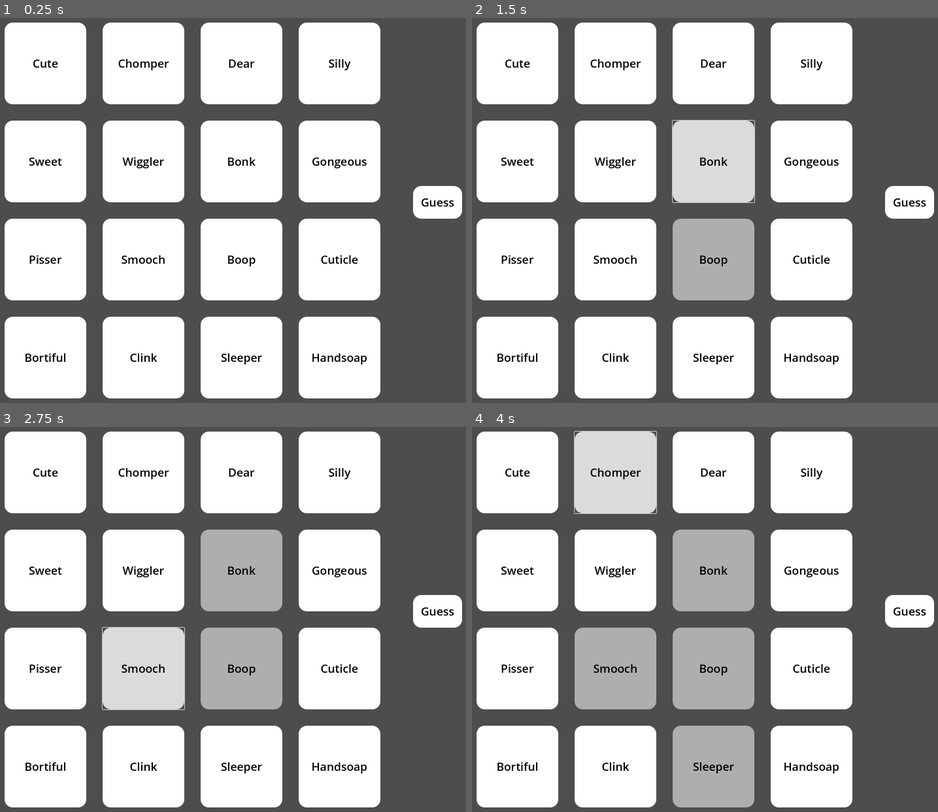
Above: before the commit, frames 1-4 (two rows, left to right).
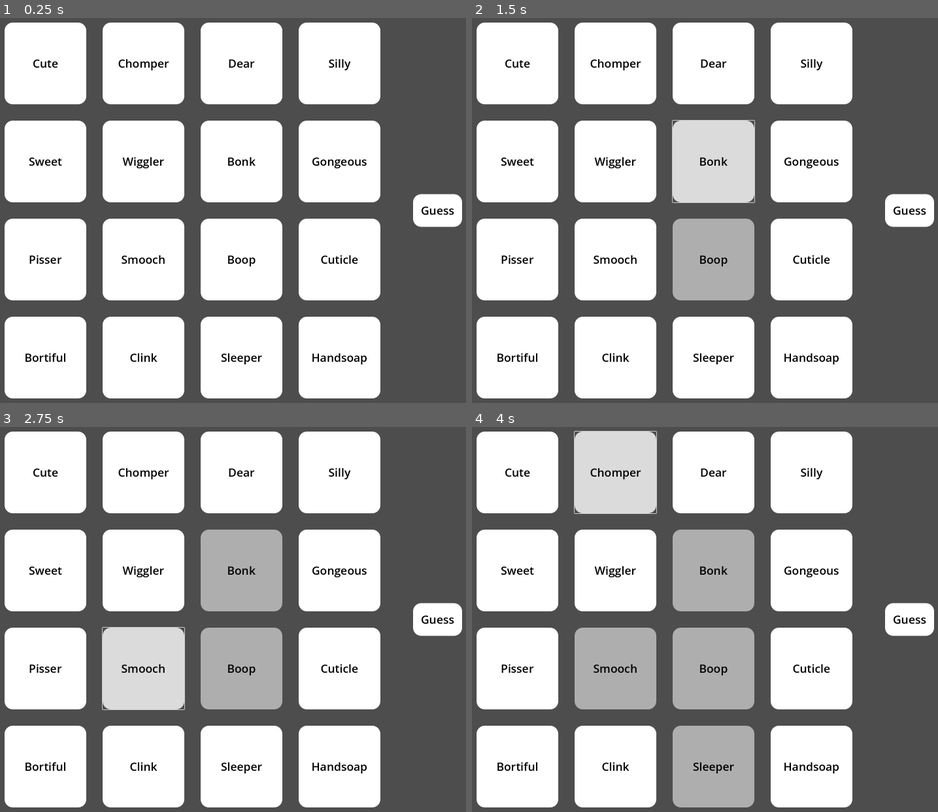
Above: after the commit, the same moments.

Repository: estaats1/Connections
Game: Godot game, scene res://main.tscn
The game is run twice, just before and just after one commit, with the same random seed, the same clock (stepped at 60 frames per second) and the same inputs.
Inputs:
- Up to frame 1 (0.25 s): no input
- Up to frame 2 (1.5 s): click "Boop" at 0.5 s; click "Bonk" at 1.25 s
- Up to frame 3 (2.75 s): click "Smooch" at 2 s
- Up to frame 4 (4 s): click "Sleeper" at 2.75 s; click "Chomper" at 3.5 s

The runs differ from the first frame. In frame 1, 0.6% of the frame differs, in the area x 88-100%, y 43-55%; in frame 2, 0.6%; in frame 3, 0.6%; in frame 4, 0.6%.

Commit message:
I Think It's Done
Added end screen and whatnot

Diff:
--- a/main.gd
+++ b/main.gd
@@ -5,7 +5,7 @@
 var solved = 0
 
 var y = 0
-var move_speed = 1000
+var move_speed = 1250
 var buttons = []
 var button_pos = []
 
@@ -29,10 +29,49 @@
 			button_pressed.append(false)
 			count += 1
 
+	$ColorRect1.visible = false
+	$ColorRect2.visible = false
+	$ColorRect3.visible = false
+	$ColorRect4.visible = false
+	$ColorRect5.visible = false
+
 # Called every frame. 'delta' is the elapsed time since the previous frame.
 func _process(delta):
 	move(delta)
 
+	y = num_solved * 300 - 200
+
+	if solved == 1 && $Button1.global_position == Vector2(100, y) && $Button2.global_position == Vector2(400, y) && $Button3.global_position == Vector2(700, y) && $Button4.global_position == Vector2(1000, y):
+		$ColorRect1.global_position = Vector2(100, y-25)
+		$ColorRect1.visible = true
+
+		if num_solved == 4:
+			await get_tree().create_timer(1).timeout
+			$ColorRect5.visible = true
+
+	elif solved == 2 && $Button5.global_position == Vector2(100, y) && $Button6.global_position == Vector2(400, y) && $Button7.global_position == Vector2(700, y) && $Button8.global_position == Vector2(1000, y):
+		$ColorRect2.global_position = Vector2(100, y-25)
+		$ColorRect2.visible = true
+
+		if num_solved == 4:
+			await get_tree().create_timer(1).timeout
+			$ColorRect5.visible = true
+
+	elif solved == 3 && $Button9.global_position == Vector2(100, y) && $Button10.global_position == Vector2(400, y) && $Button11.global_position == Vector2(700, y) && $Button12.global_position == Vector2(1000, y):
+		$ColorRect3.global_position = Vector2(100, y-25)
+		$ColorRect3.visible = true
+
+		if num_solved == 4:
+			await get_tree().create_timer(1).timeout
+			$ColorRect5.visible = true
+
+	elif solved == 4 && $Button13.global_position == Vector2(100, y) && $Button14.global_position == Vector2(400, y) && $Button15.global_position == Vector2(700, y) && $Button16.global_position == Vector2(1000, y):
+		$ColorRect4.global_position = Vector2(100, y-25)
+		$ColorRect4.visible = true
+
+		if num_solved == 4:
+			await get_tree().create_timer(1).timeout
+			$ColorRect5.visible = true
 
 func move(delta):
 	y = num_solved * 300 - 200
--- a/main.tscn
+++ b/main.tscn
@@ -30,6 +30,30 @@
 	pass
 "
 
+[sub_resource type="FontFile" id="FontFile_cmst8"]
+face_index = null
+embolden = null
+transform = null
+cache/0/16/0/ascent = 0.0
+cache/0/16/0/descent = 0.0
+cache/0/16/0/underline_position = 0.0
+cache/0/16/0/underline_thickness = 0.0
+cache/0/16/0/scale = 1.0
+cache/0/16/0/kerning_overrides/16/0 = Vector2(0, 0)
+cache/0/16/0/kerning_overrides/50/0 = Vector2(0, 0)
+cache/0/50/0/ascent = 0.0
+cache/0/50/0/descent = 0.0
+cache/0/50/0/underline_position = 0.0
+cache/0/50/0/underline_thickness = 0.0
+cache/0/50/0/scale = 1.0
+cache/0/50/0/glyphs/0/advance = Vector2(0, 0)
+cache/0/50/0/glyphs/0/offset = Vector2(0, 0)
+cache/0/50/0/glyphs/0/size = Vector2(0, 0)
+cache/0/50/0/glyphs/0/uv_rect = Rect2(0, 0, 0, 0)
+cache/0/50/0/glyphs/0/texture_idx = -1
+cache/0/50/0/kerning_overrides/16/0 = Vector2(0, 0)
+cache/0/50/0/kerning_overrides/50/0 = Vector2(0, 0)
+
 [node name="main" type="Node2D"]
 script = ExtResource("1_sdw7u")
 
@@ -372,9 +396,9 @@
 
 [node name="GuessButton" type="Button" parent="."]
 offset_left = 1350.0
-offset_top = 600.0
+offset_top = 625.0
 offset_right = 1500.0
-offset_bottom = 700.0
+offset_bottom = 725.0
 theme_override_colors/font_color = Color(0, 0, 0, 1)
 theme_override_colors/font_pressed_color = Color(0, 0, 0, 1)
 theme_override_colors/font_hover_color = Color(0, 0, 0, 1)
@@ -390,6 +414,218 @@
 theme_override_styles/disabled = ExtResource("7_aufkv")
 text = "Guess"
 script = SubResource("GDScript_nwyim")
+
+[node name="ColorRect1" type="ColorRect" parent="."]
+offset_left = 100.0
+offset_top = 75.0
+offset_right = 1250.0
+offset_bottom = 375.0
+color = Color(1, 0.858824, 0.478431, 1)
+
+[node name="RichTextLabel" type="RichTextLabel" parent="ColorRect1"]
+layout_mode = 1
+anchors_preset = 5
+anchor_left = 0.5
+anchor_right = 0.5
+offset_left = -400.0
+offset_top = 175.0
+offset_right = 400.0
+offset_bottom = 255.0
+grow_horizontal = 2
+theme_override_colors/default_color = Color(0, 0, 0, 1)
+theme_override_font_sizes/normal_font_size = 50
+text = "Boop 		Bonk 		Smooch 		Clink"
+
+[node name="RichTextLabel2" type="RichTextLabel" parent="ColorRect1"]
+layout_mode = 1
+anchors_preset = 5
+anchor_left = 0.5
+anchor_right = 0.5
+offset_left = -250.0
+offset_top = 50.0
+offset_right = 250.0
+offset_bottom = 130.0
+grow_horizontal = 2
+theme_override_colors/default_color = Color(0, 0, 0, 1)
+theme_override_fonts/normal_font = SubResource("FontFile_cmst8")
+theme_override_font_sizes/normal_font_size = 50
+text = "Our onomatopoeias :)"
+
+[node name="ColorRect2" type="ColorRect" parent="."]
+offset_left = 100.0
+offset_top = 375.0
+offset_right = 1250.0
+offset_bottom = 675.0
+color = Color(0.564706, 0.952941, 0, 1)
+
+[node name="RichTextLabel" type="RichTextLabel" parent="ColorRect2"]
+layout_mode = 1
+anchors_preset = 5
+anchor_left = 0.5
+anchor_right = 0.5
+offset_left = -417.5
+offset_top = 175.0
+offset_right = 417.5
+offset_bottom = 255.0
+grow_horizontal = 2
+theme_override_colors/default_color = Color(0, 0, 0, 1)
+theme_override_font_sizes/normal_font_size = 50
+text = "Sleeper	Chomper	Wiggler 	Pisser"
+
+[node name="RichTextLabel2" type="RichTextLabel" parent="ColorRect2"]
+layout_mode = 1
+anchors_preset = 5
+anchor_left = 0.5
+anchor_right = 0.5
+offset_left = -250.0
+offset_top = 50.0
+offset_right = 250.0
+offset_bottom = 130.0
+grow_horizontal = 2
+theme_override_colors/default_color = Color(0, 0, 0, 1)
+theme_override_fonts/normal_font = SubResource("FontFile_cmst8")
+theme_override_font_sizes/normal_font_size = 50
+text = "Usssss but \"-er\" words"
+
+[node name="ColorRect3" type="ColorRect" parent="."]
+offset_left = 100.0
+offset_top = 675.0
+offset_right = 1250.0
+offset_bottom = 975.0
+color = Color(0.419608, 0.776471, 1, 1)
+
+[node name="RichTextLabel" type="RichTextLabel" parent="ColorRect3"]
+layout_mode = 1
+anchors_preset = 5
+anchor_left = 0.5
+anchor_right = 0.5
+offset_left = -450.0
+offset_top = 175.0
+offset_right = 450.0
+offset_bottom = 255.0
+grow_horizontal = 2
+theme_override_colors/default_color = Color(0, 0, 0, 1)
+theme_override_font_sizes/normal_font_size = 50
+text = "Gongeous	Bortiful	Handsoap	Cuticle"
+
+[node name="RichTextLabel2" type="RichTextLabel" parent="ColorRect3"]
+layout_mode = 1
+anchors_preset = 5
+anchor_left = 0.5
+anchor_right = 0.5
+offset_left = -187.5
+offset_top = 50.0
+offset_right = 187.5
+offset_bottom = 130.0
+grow_horizontal = 2
+theme_override_colors/default_color = Color(0, 0, 0, 1)
+theme_override_fonts/normal_font = SubResource("FontFile_cmst8")
+theme_override_font_sizes/normal_font_size = 50
+text = "Our... petnames?"
+
+[node name="ColorRect4" type="ColorRect" parent="."]
+offset_left = 100.0
+offset_top = 975.0
+offset_right = 1250.0
+offset_bottom = 1275.0
+color = Color(0.815686, 0.635294, 1, 1)
+
+[node name="RichTextLabel" type="RichTextLabel" parent="ColorRect4"]
+layout_mode = 1
+anchors_preset = 5
+anchor_left = 0.5
+anchor_right = 0.5
+offset_left = -400.0
+offset_top = 175.0
+offset_right = 400.0
+offset_bottom = 255.0
+grow_horizontal = 2
+theme_override_colors/default_color = Color(0, 0, 0, 1)
+theme_override_font_sizes/normal_font_size = 50
+text = "Sweet 		Cute 		Silly 		Dear"
+
+[node name="RichTextLabel2" type="RichTextLabel" parent="ColorRect4"]
+layout_mode = 1
+anchors_preset = 5
+anchor_left = 0.5
+anchor_right = 0.5
+offset_left = -125.0
+offset_top = 50.0
+offset_right = 125.0
+offset_bottom = 130.0
+grow_horizontal = 2
+theme_override_colors/default_color = Color(0, 0, 0, 1)
+theme_override_fonts/normal_font = SubResource("FontFile_cmst8")
+theme_override_font_sizes/normal_font_size = 50
+text = "Youuuu <3"
+
+[node name="ColorRect5" type="ColorRect" parent="."]
+offset_left = 150.0
+offset_top = 150.0
+offset_right = 1200.0
+offset_bottom = 1200.0
+color = Color(1, 0.647059, 0.92549, 1)
+
+[node name="RichTextLabel" type="RichTextLabel" parent="ColorRect5"]
+layout_mode = 1
+anchors_preset = 5
+anchor_left = 0.5
+anchor_right = 0.5
+offset_left = -325.0
+offset_top = 150.0
+offset_right = 325.0
+offset_bottom = 270.0
+grow_horizontal = 2
+theme_override_colors/default_color = Color(0, 0, 0, 1)
+theme_override_font_sizes/normal_font_size = 75
+text = "Yayyy you did it !!"
+
+[node name="RichTextLabel2" type="RichTextLabel" parent="ColorRect5"]
+layout_mode = 1
+anchors_preset = 5
+anchor_left = 0.5
+anchor_right = 0.5
+offset_left = -403.0
+offset_top = 407.0
+offset_right = 189.0
+offset_bottom = 620.0
+grow_horizontal = 2
+theme_override_colors/default_color = Color(0, 0, 0, 1)
+theme_override_fonts/normal_font = SubResource("FontFile_cmst8")
+theme_override_font_sizes/normal_font_size = 50
+text = "You finished the connections so you know what comes next..."
+
+[node name="RichTextLabel3" type="RichTextLabel" parent="ColorRect5"]
+layout_mode = 1
+anchors_preset = 5
+anchor_left = 0.5
+anchor_right = 0.5
+offset_left = 39.0
+offset_top = 726.0
+offset_right = 337.0
+offset_bottom = 806.0
+grow_horizontal = 2
+theme_override_colors/default_color = Color(0, 0, 0, 1)
+theme_override_font_sizes/normal_font_size = 50
+text = "Frodding :3"
+
+[node name="RichTextLabel4" type="RichTextLabel" parent="ColorRect5"]
+layout_mode = 1
+anchors_preset = 7
+anchor_left = 0.5
+anchor_top = 1.0
+anchor_right = 0.5
+anchor_bottom = 1.0
+offset_left = -450.0
+offset_top = -125.0
+offset_right = 450.0
+offset_bottom = -45.0
+grow_horizontal = 2
+grow_vertical = 0
+theme_override_colors/default_color = Color(0, 0, 0, 1)
+theme_override_fonts/normal_font = SubResource("FontFile_cmst8")
+theme_override_font_sizes/normal_font_size = 50
+text = "Teehee... Happy White Day I love you <3"
 
 [connection signal="pressed" from="Button1" to="." method="_on_button_1_pressed"]
 [connection signal="pressed" from="Button2" to="." method="_on_button_2_pressed"]
Not shown: 1 places in main.tscn that only renumber resources
